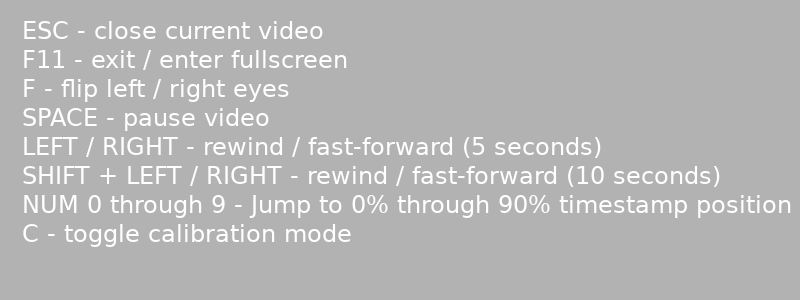
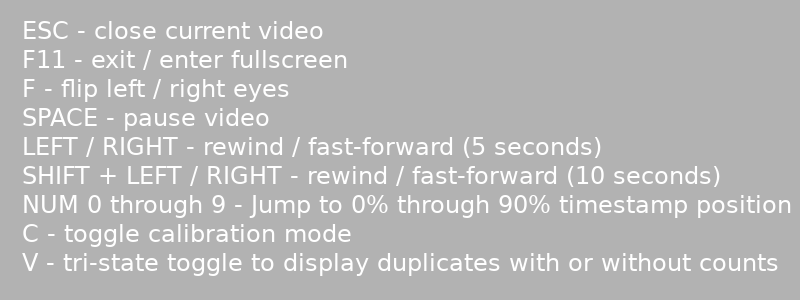
Layered file, before and after one edit (800x300). Changes by layer:
painted on "ESC - close current video ..." over left=22, top=253, right=778, bottom=276
